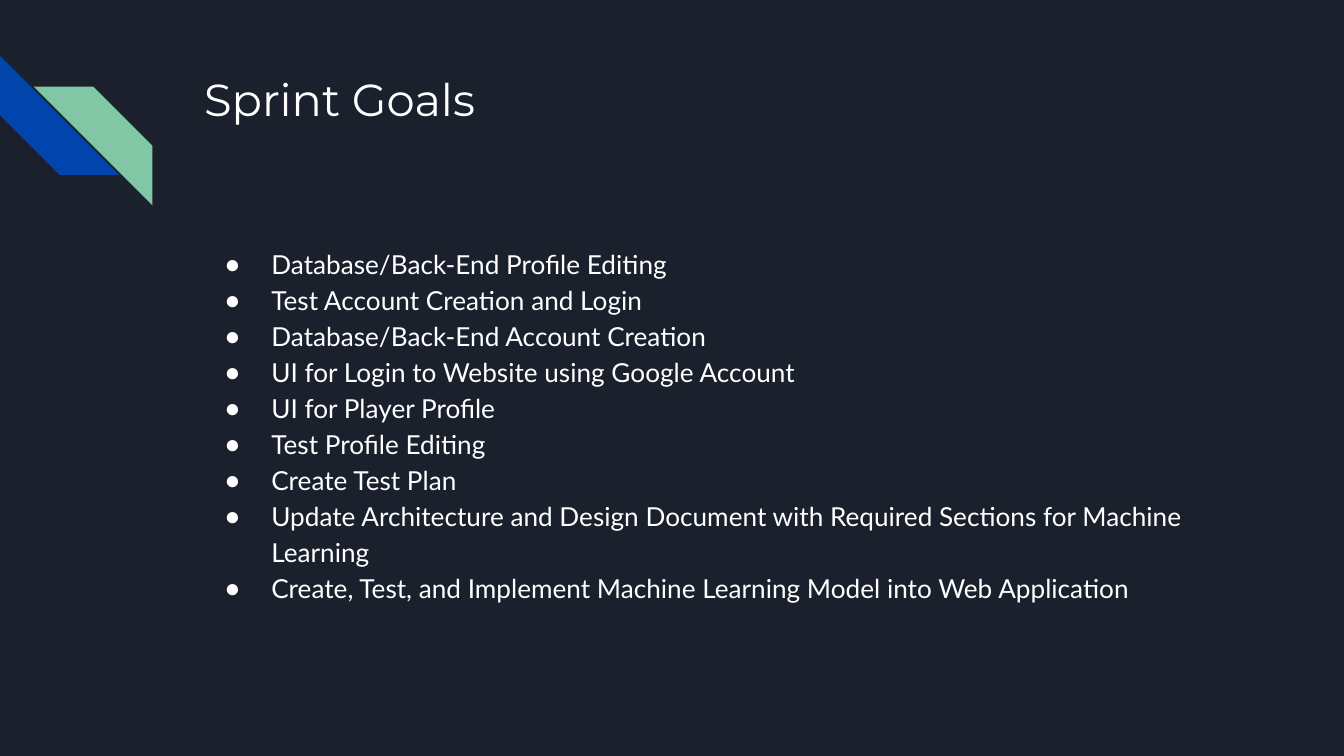
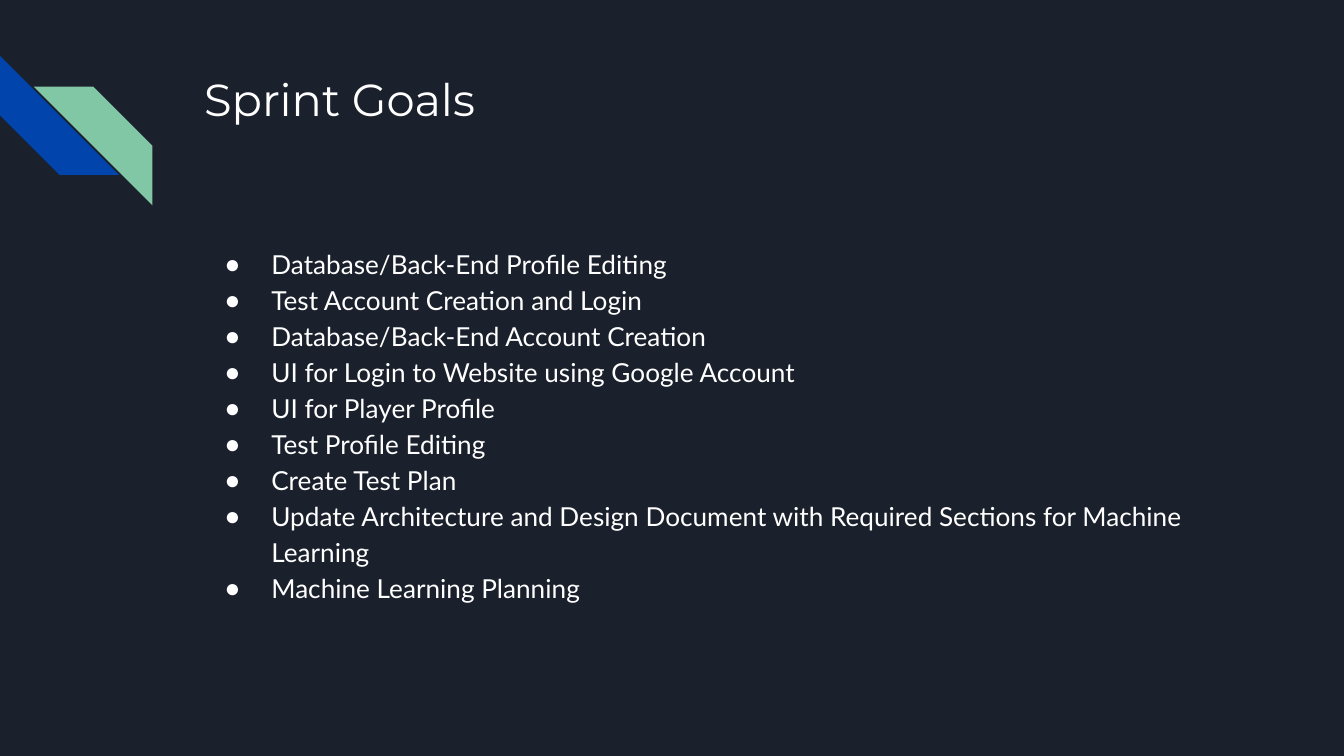
Before and after one commit to jamilkhan98/CECS491AProject, a slide deck: slide 3 of Sprints/Sprint #4/Sprint #4 Presentation.pptx (slide 9 before the commit). Drawn at 1344x756 pixels with LibreOffice and Linux fonts; fonts in the diff are those of the drawing. Boxes give left, top, right and bottom in pixels: in the first picture for what was removed or moved away, otherwise in the second. Text is boxed around its words. In the diff, an @@ line names an element or a change of style, - is before the commit and + after.

```diff
--- a/Sprints/Sprint #4/Sprint #4 Presentation.pptx
+++ b/Sprints/Sprint #4/Sprint #4 Presentation.pptx
@@ text at (271, 578, 580, 603): text changed @@
-● Create, Test, and Implement Machine Learning Model into Web Application
+● Machine Learning Planning
```
Also in this commit, not shown: 6 other slides changed, 15 slides added.
